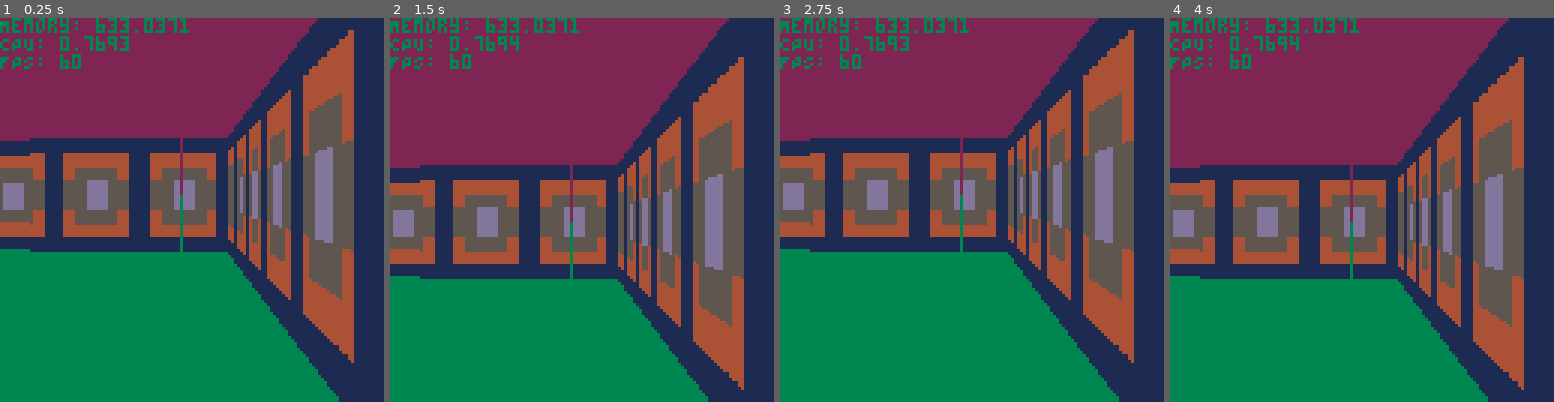
Above: before the commit, frames 1-4 (left to right).
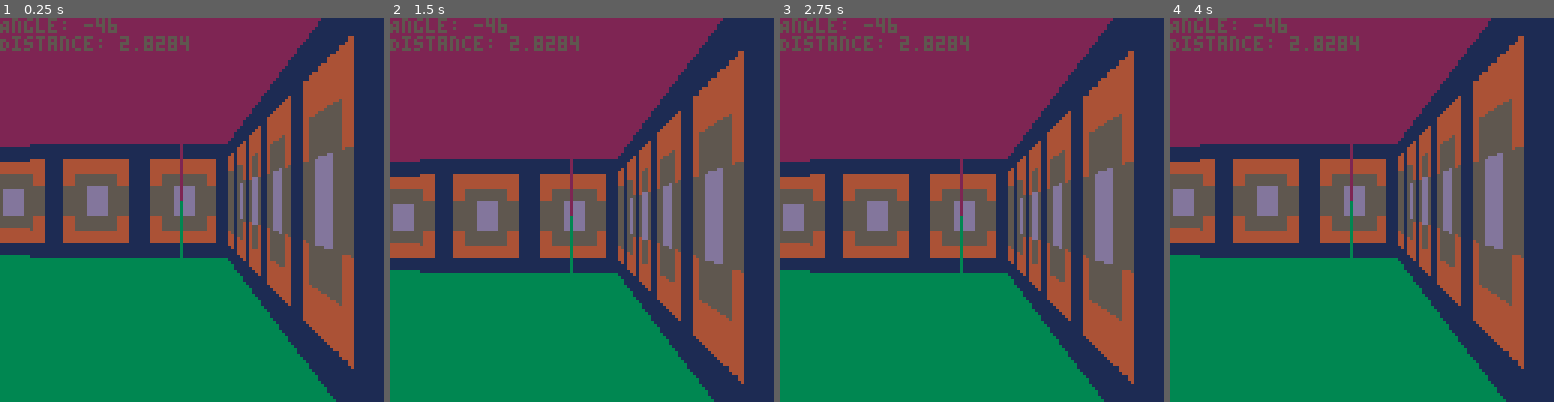
Above: after the commit, the same moments.

Repository: Saphirah/Pico8
Game: PICO-8 cartridge Doom2D.p8
The game is run twice, just before and just after one commit, with the same random seed, the same clock (stepped at 60 frames per second) and the same inputs.
Inputs:
- Up to frame 1 (0.25 s): no input
- Up to frame 2 (1.5 s): no input
- Up to frame 3 (2.75 s): hold Right 1.6-2.1 s; hold Up 2.15-2.42 s; hold Right from 2.47 s (still down)
- Up to frame 4 (4 s): release Right at 3.03 s; hold Left 3.08-3.58 s; hold Down 3.63-3.97 s

The runs differ from the first frame. In frame 1, 10% of the frame differs, in the area x 0-93%, y 0-100%; in frame 2, 10%; in frame 3, 27%; in frame 4, 27%.

Commit message:
Sprite Support

Diff:
--- a/Doom2D.p8
+++ b/Doom2D.p8
@@ -3,7 +3,9 @@
 __lua__
 Game = {
     time=0,
+    player = nil,
     objects = {},
+    sprites = {},
     mousePositionX = 0 ,
     --You need to start Pico8 with the following parameters: -display_x 2 -displays_y 2
     screens = {
@@ -17,7 +19,8 @@
         }
     end,
     fov = 0.1,
-    rotation = {}
+    rotation = {},
+    center = 64
 }
 
 Cache = {
@@ -30,12 +33,20 @@
 
 Textures = {
     [1] = {
+        name = "Wall1",
         position = { x = 0, y = 0 },
         dimension = { w = 8, h = 8 }
     },
     [2] = {
+        name = "Wall2",
         position = { x = 8, y = 0 },
         dimension = { w = 8, h = 8 }
+    },
+    [3] = {
+        name = "Slenderman",
+        position = { x = 16, y = 0},
+        dimension = { w = 16, h = 16},
+        worldSize = { w = 400, h = 400 },
     }
 }
 
@@ -70,25 +81,83 @@
     }
 end
 
+Ray = {}
+Ray.new = function(rayPos, rotation)
+    local mapCheck = convertToCell(rayPos.x, rayPos.y, true)
+    local distance = 0
+    local texture = getMapLocal(mapCheck.x, mapCheck.y)
+    local rayDir = getForwardVector(rotation)
+    rayPos = convertToCell(rayPos.x, rayPos.y, false)
+
+    --Checks if camera plane is rendering in wall
+    if(texture == 0) then
+
+        --Precalculation
+        --local rayUnitStepSize = { x = sqrt(1 + (rayDir.y / rayDir.x)^2), y = sqrt(1 + (rayDir.x / rayDir.y)^2)}
+        local rayUnitStepSize = Cache.rayUnitStepSize[flr(mod(rotation,360)/Game.fov)+1]
+        local rayLength = {}
+        local step = {}
+
+        if(rayDir.x < 0) then
+            step.x = -1
+            rayLength.x = (rayPos.x - mapCheck.x) * rayUnitStepSize.x
+        else
+            step.x = 1
+            rayLength.x = (mapCheck.x + 1 - rayPos.x) * rayUnitStepSize.x
+        end
+
+        if(rayDir.y < 0) then
+            step.y = -1
+            rayLength.y = (rayPos.y - mapCheck.y) * rayUnitStepSize.y
+        else
+            step.y = 1
+            rayLength.y = (mapCheck.y + 1 - rayPos.y) * rayUnitStepSize.y
+        end
+
+        --Raycasting steps
+        for i = 0, 25 do
+            if(rayLength.x < rayLength.y) then
+                mapCheck.x += step.x
+                distance = rayLength.x
+                rayLength.x += rayUnitStepSize.x
+            else
+                mapCheck.y += step.y
+                distance = rayLength.y
+                rayLength.y += rayUnitStepSize.y
+            end
+
+            texture = getMapLocal(mapCheck.x, mapCheck.y)
+            if(texture != 0) then break end
+        end
+    end
+    return {
+        distance = distance,
+        mapCoordinates = mapCheck,
+        texture = texture or 1,
+        textureCoordinate = ((rayPos.x + rayDir.x * distance) + (rayPos.y + rayDir.y * distance)) % 1,
+        rayPos = {x = rayPos.x + rayDir.x * distance, y = rayPos.y + rayDir.y * distance}
+    }
+end
+
+
 C_Renderer_Line = {}
-function C_Renderer_Line.new(self, renderDistance)
+C_Renderer_Line.new = function(self, renderDistance)
     return{
         renderDistance = renderDistance or 100,
         draw = function(self,owner)
             local groundColor, ceilingColor = 3, 2
-            local shakeStrength = 5
+            local shakeStrength = 3
 
             depth = {}
-
-            local center =  64 + sin(Game.time/50) * shakeStrength
-            rectfill(0,0, 128, center, ceilingColor)
-            rectfill(0,center, 128, 128, groundColor)
+            Game.center =  64 + sin(Game.time/100) * shakeStrength
+            rectfill(0,0, 128, Game.center, ceilingColor)
+            rectfill(0, Game.center, 128, 128, groundColor)
             for i = -64, 64 do
-                local ray = self:rayCast(owner.transform.position, mod(owner.transform.rotation + i * 0.3, 360))
+                local ray = Ray.new(owner.transform.position, mod(owner.transform.rotation + i * 0.3, 360))
                 if(ray.texture != 0) then
                     local lineheight = flr(128 / ray.distance)
                     --Print to Screen
-                    sspr(Textures[ray.texture].position.x + flr(ray.textureCoordinate * Textures[ray.texture].dimension.w), Textures[ray.texture].position.y, 1, Textures[ray.texture].dimension.h, 64+i, center-lineheight, 1, lineheight*2)
+                    sspr(Textures[ray.texture].position.x + flr(ray.textureCoordinate * Textures[ray.texture].dimension.w), Textures[ray.texture].position.y, 1, Textures[ray.texture].dimension.h, 64+i, Game.center-lineheight, 1, lineheight*2)
                 end
                 --Store depth data for sprite rendering
                 add(depth, ray.distance)
@@ -205,21 +274,48 @@
     }
 end
 
+C_SpriteRenderer = {}
+C_SpriteRenderer.new = function(self, spriteIndex)
+    return {
+        spriteIndex = spriteIndex,
+        draw = function(self, owner)
+            relativePos = { x = owner.transform.position.x - Game.player.transform.position.x, y = owner.transform.position.y - Game.player.transform.position.y }
+            distance = sqrt(relativePos.x * relativePos.x + relativePos.y * relativePos.y)
+            spriteAngle = mod(atan2(relativePos.y, relativePos.x) * 360 - Game.player.transform.rotation,360)
+            if spriteAngle > 180 then spriteAngle -= 360 end
+            --mod(asin(relativePos.y / sqrt(relativePos.x^2 + relativePos.y ^2)) * 360 - Game.player.transform.rotation, 360)-180
+            print("Angle: " .. spriteAngle, 5)
+            print("Distance: " .. distance)
+            size = 4 / distance;
+            if(spriteAngle <= 40 and spriteAngle >=-40) then
+                sspr(
+                    Textures[spriteIndex].position.x,
+                    Textures[spriteIndex].position.y,
+                    Textures[spriteIndex].dimension.w,
+                    Textures[spriteIndex].dimension.h,
+                    64 + spriteAngle * 3.6  - size * Textures[spriteIndex].worldSize.w / 2,
+                    Game.center + (Textures[spriteIndex].worldSize.h -2000) * 0.25 / distance,
+                    size * Textures[spriteIndex].worldSize.w,
+                    size *  Textures[spriteIndex].worldSize.h)
+            end
+        end
+    }
+end
+
+function asin(y)
+    return atan2(sqrt(1-y*y),-y)
+end
+
 Entity = {}
-Entity.new = function (self, x, y)
+Entity.new = function(self, x, y)
     local me = {
         transform = {
             position = { x = x, y = y },
             rotation = 1,
             scale = 1
         },
-        velocity = {
-            x = 0,
-            y = 0
-        },
-        angularVelocity = 0,
-        components = {C_PlayerController:new(0.1, 3)},
-        renderComponents = {C_Renderer_Line:new(100)},
+        components = {},
+        renderComponents = {},
         draw = function(self)
             foreach(self.renderComponents, function(obj) obj:draw(self) end)
         end,
@@ -228,6 +324,25 @@
         end
     }
     add(Game.objects, me)
+    return me
+end
+
+Sprite = {}
+Sprite.new = function(self, x, y, spriteIndex)
+    local me = Entity:new(x,y)
+    add(me.renderComponents, C_SpriteRenderer:new(spriteIndex))
+end
+
+Player = {}
+Player.new = function (self, x, y)
+    local me = Entity:new(x, y)
+    me.velocity = {
+        x = 0,
+        y = 0
+    }
+    me.angularVelocity = 0
+    add(me.components, C_PlayerController:new(0.05, 3))
+    add(me.renderComponents, C_Renderer_Line:new(100))
     return me
 end
 
@@ -271,7 +386,9 @@
 
 function _init()
     --Spawn Player
-	ent = Entity:new(20, 20)
+    Game.player = Player:new(20, 20)
+    Sprite:new(22,22, 3)
+
     --Create direction cache
     for x = 0, 360/Game.fov do
         local rayDir = {x = sin(x*Game.fov/360), y = cos(x*Game.fov/360)}
@@ -290,9 +407,9 @@
 --	di = stat(3)
 	cls()
 	foreach(Game.objects, function(obj) obj:draw(self) end)
-    print("Memory: " .. stat(0))
-    print("CPU: " .. stat(1))
-    print("FPS: " .. stat(7))
+    --print("Memory: " .. stat(0))
+    --print("CPU: " .. stat(1))
+    --print("FPS: " .. stat(7))
 --	return di<2 --true means "give me another display to draw to
 end
 
@@ -310,11 +427,19 @@
 
 
 __gfx__
-11111111111111110000000000000000000000000000000000000000000000000000000000000000000000000000000000000000000000000000000000000000
-14444441188dd8810000000000000000000000000000000000000000000000000000000000000000000000000000000000000000000000000000000000000000
-1455554118dddd810000000000000000000000000000000000000000000000000000000000000000000000000000000000000000000000000000000000000000
-155dd55118dffd810000000000000000000000000000000000000000000000000000000000000000000000000000000000000000000000000000000000000000
-155dd55118dffd810000000000000000000000000000000000000000000000000000000000000000000000000000000000000000000000000000000000000000
-1455554118dddd810000000000000000000000000000000000000000000000000000000000000000000000000000000000000000000000000000000000000000
-14444441188dd8810000000000000000000000000000000000000000000000000000000000000000000000000000000000000000000000000000000000000000
-11111111111111110000000000000000000000000000000000000000000000000000000000000000000000000000000000000000000000000000000000000000
+11111111111111110000777777770000000000000000000000000000000000000000000000000000000000000000000000000000000000000000000000000000
+14444441188dd8810007077007707000000000000000000000000000000000000000000000000000000000000000000000000000000000000000000000000000
+1455554118dddd810070007777000700000000000000000000000000000000000000000000000000000000000000000000000000000000000000000000000000
+155dd55118dffd810070000770000700000000000000000000000000000000000000000000000000000000000000000000000000000000000000000000000000
+155dd55118dffd8100700dddddd00700000000000000000000000000000000000000000000000000000000000000000000000000000000000000000000000000
+1455554118dddd810000d0dddd0d0000000000000000000000000000000000000000000000000000000000000000000000000000000000000000000000000000
+14444441188dd8810000d0dddd0d0000000000000000000000000000000000000000000000000000000000000000000000000000000000000000000000000000
+11111111111111110000d0dddd0d0000000000000000000000000000000000000000000000000000000000000000000000000000000000000000000000000000
+0000000000000000000d00dddd00d000000000000000000000000000000000000000000000000000000000000000000000000000000000000000000000000000
+0000000000000000000d00dddd00d000000000000000000000000000000000000000000000000000000000000000000000000000000000000000000000000000
+0000000000000000000d00d00d00d000000000000000000000000000000000000000000000000000000000000000000000000000000000000000000000000000
+0000000000000000000d00d00d00d000000000000000000000000000000000000000000000000000000000000000000000000000000000000000000000000000
+0000000000000000000000d00d000000000000000000000000000000000000000000000000000000000000000000000000000000000000000000000000000000
+0000000000000000000000d00d000000000000000000000000000000000000000000000000000000000000000000000000000000000000000000000000000000
+0000000000000000000000d00d000000000000000000000000000000000000000000000000000000000000000000000000000000000000000000000000000000
+0000000000000000000000d00d000000000000000000000000000000000000000000000000000000000000000000000000000000000000000000000000000000
